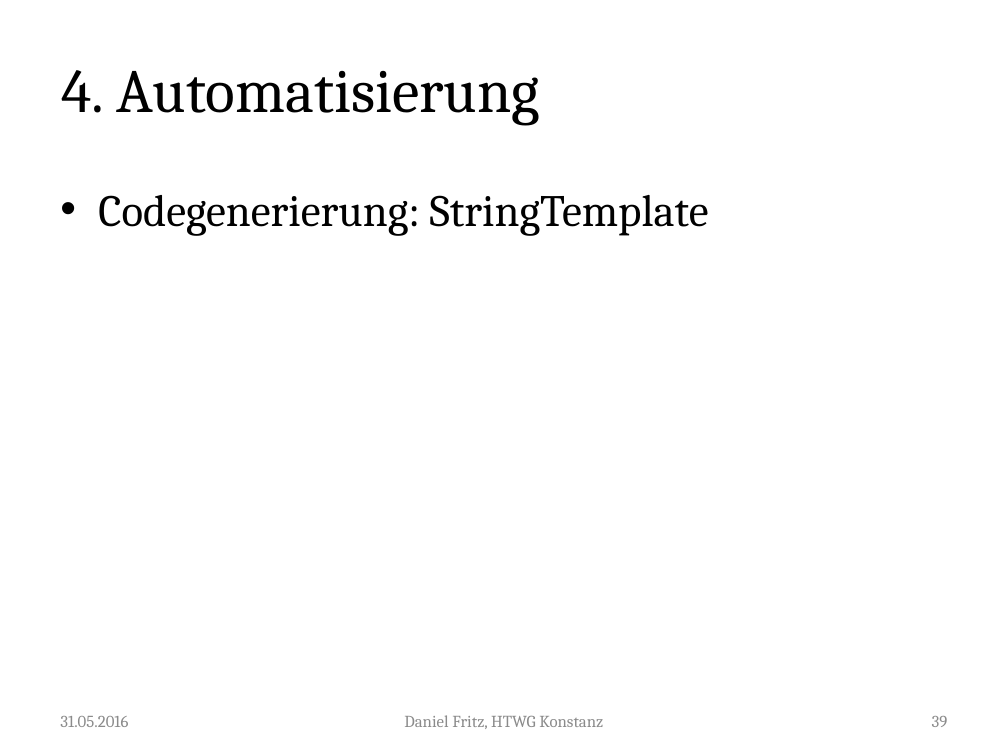
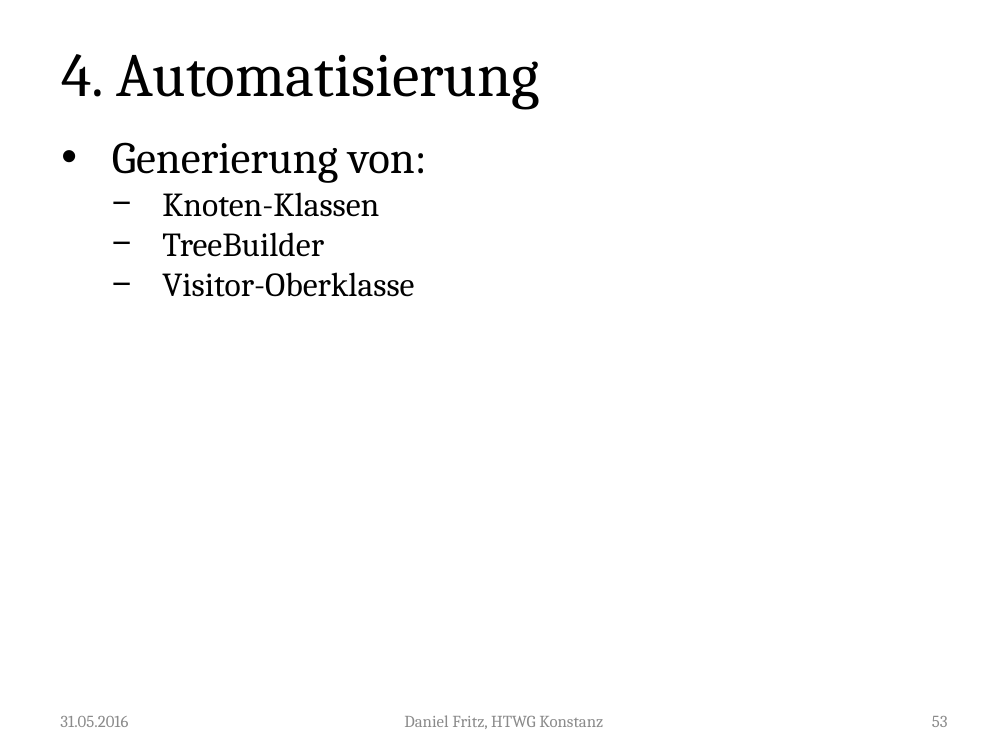
Before and after one commit to Guldenbart/MA, a slide deck: slide 53 of ppt/MA_neu.pptx (slide 39 before the commit). Drawn at 1008x756 pixels with LibreOffice and Linux fonts; fonts in the diff are those of the drawing. Boxes give left, top, right and bottom in pixels: in the first picture for what was removed or moved away, otherwise in the second. Text is boxed around its words. In the diff, an @@ line names an element or a change of style, - is before the commit and + after.

```diff
--- a/ppt/MA_neu.pptx
+++ b/ppt/MA_neu.pptx
@@ title "4. Automatisierung": place and size @@
-title "4. Automatisierung" at (62,70,540,126)
+title "4. Automatisierung" at (62,54,540,110)
@@ text added at (112,142,427,297), 24 pt, text #000000 @@
+• Generierung von:
+  − Knoten-Klassen
+  − TreeBuilder
+  − Visitor-Oberklasse
@@ text removed at (98,195,709,236) @@
-• Codegenerierung: StringTemplate
@@ page number at (932,716,948,727): text changed @@
-39
+53
```
Also in this commit, not shown: 25 other slides changed, 16 slides added, 1 other file.
